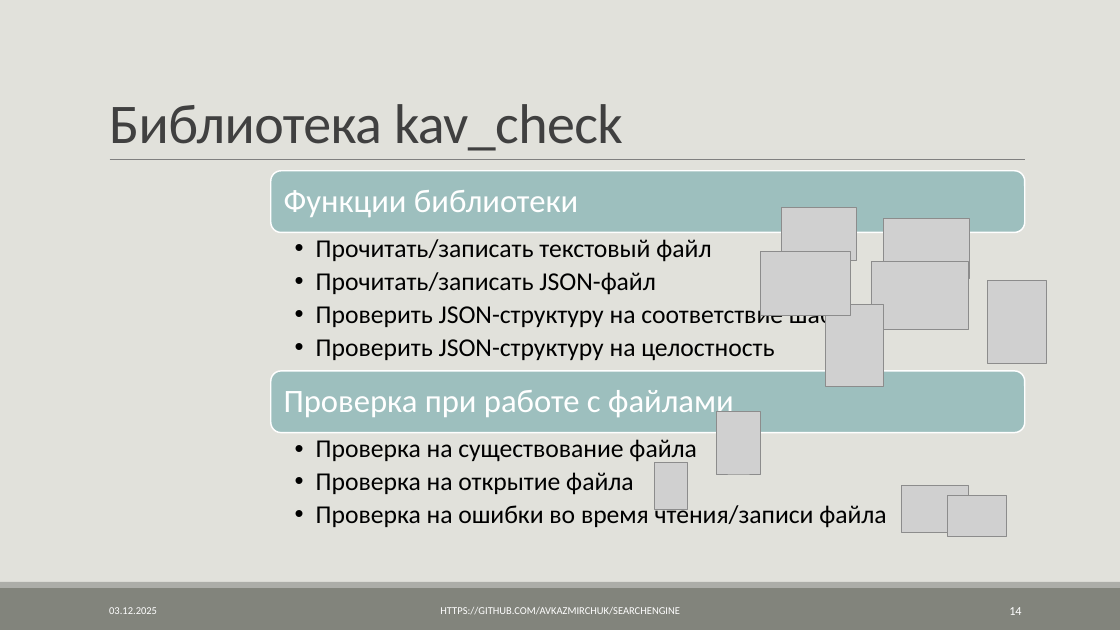
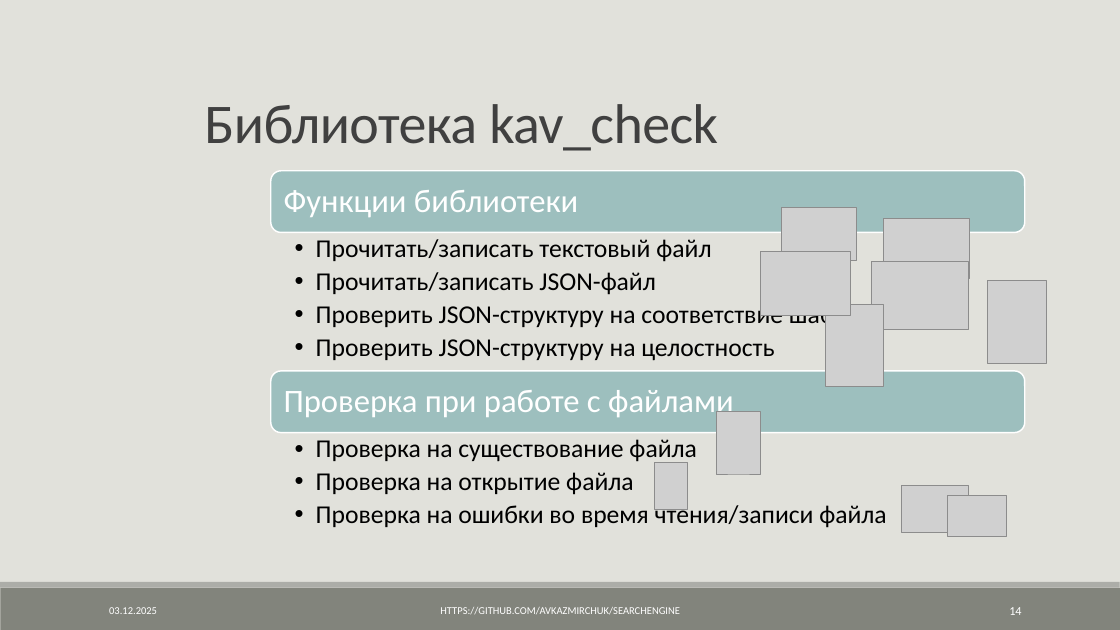
Before and after one commit to AVKazmirchuk/SearchEngine, a slide deck: slide 14 of presentation/защита.pptx. Drawn at 1120x630 pixels with LibreOffice and Linux fonts; fonts in the diff are those of the drawing; grey boxes stand for pictures. Boxes give left, top, right and bottom in pixels: in the first picture for what was removed or moved away, otherwise in the second. Text is boxed around its words. In the diff, an @@ line names an element or a change of style, - is before the commit and + after.

```diff
--- a/presentation/защита.pptx
+++ b/presentation/защита.pptx
@@ title "Библиотека kav_check": place and size @@
-title "Библиотека kav_check" at [109,104,623,151]
+title "Библиотека kav_check" at [204,104,718,151]
@@ line removed from (110, 160) to (1026, 160) @@
```
Also in this commit, not shown: 12 other slides changed, 17 other files.
